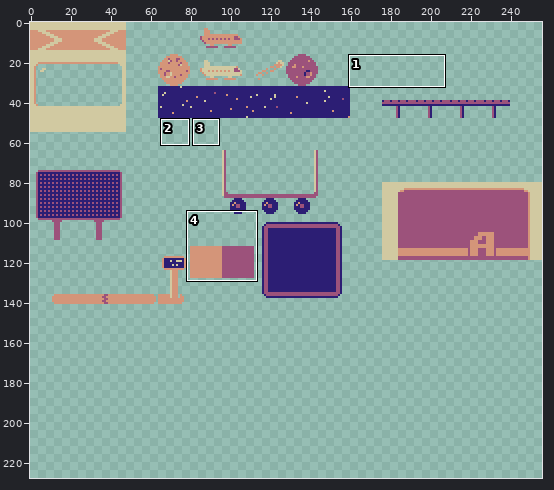
Sprite sheet, stored at art/tiles.png. The picture above shows the old version from afar; the outline marks the close-up.
Close-up. Before the edit:
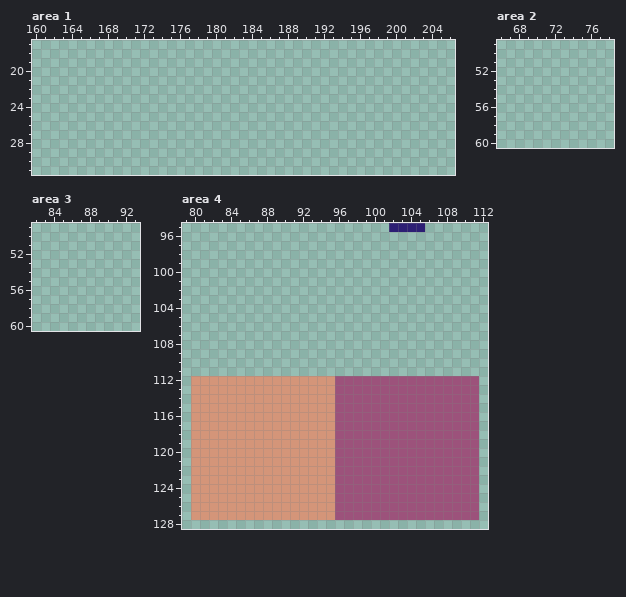
The file is 256x256 pixels. Shown: area 1: x 160..206, y 17..31; area 2: x 66..78, y 49..60; area 3: x 82..93, y 49..60; area 4: x 79..112, y 95..128. The wide view leaves out empty margins. The commit also changed other parts of the picture, which this record leaves out.
Once edited:
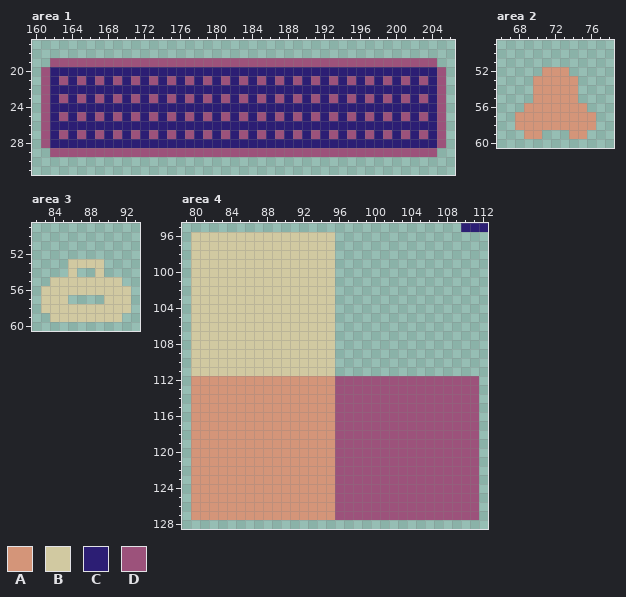
Palette (. is transparent): A #d49579  B #d1c9a1  C #2c1e74  D #9c527b
Difference:
--- area 1
@@ x 160..206 @@
 18 ...............................................
-19 ...............................................
-20 ...............................................
-21 ...............................................
-22 ...............................................
-23 ...............................................
-24 ...............................................
-25 ...............................................
-26 ...............................................
-27 ...............................................
-28 ...............................................
-29 ...............................................
+19 ..DDDDDDDDDDDDDDDDDDDDDDDDDDDDDDDDDDDDDDDDDDD..
+20 .DCCCCCCCCCCCCCCCCCCCCCCCCCCCCCCCCCCCCCCCCCCCD.
+21 .DCDCDCDCDCDCDCDCDCDCDCDCDCDCDCDCDCDCDCDCDCDCD.
+22 .DCCCCCCCCCCCCCCCCCCCCCCCCCCCCCCCCCCCCCCCCCCCD.
+23 .DCDCDCDCDCDCDCDCDCDCDCDCDCDCDCDCDCDCDCDCDCDCD.
+24 .DCCCCCCCCCCCCCCCCCCCCCCCCCCCCCCCCCCCCCCCCCCCD.
+25 .DCDCDCDCDCDCDCDCDCDCDCDCDCDCDCDCDCDCDCDCDCDCD.
+26 .DCCCCCCCCCCCCCCCCCCCCCCCCCCCCCCCCCCCCCCCCCCCD.
+27 .DCDCDCDCDCDCDCDCDCDCDCDCDCDCDCDCDCDCDCDCDCDCD.
+28 .DCCCCCCCCCCCCCCCCCCCCCCCCCCCCCCCCCCCCCCCCCCCD.
+29 ..DDDDDDDDDDDDDDDDDDDDDDDDDDDDDDDDDDDDDDDDDDD..
 30 ...............................................
--- area 2
@@ x 66..78 @@
 51 .............
-52 .............
-53 .............
-54 .............
-55 .............
-56 .............
-57 .............
-58 .............
-59 .............
+52 .....AAA.....
+53 ....AAAAA....
+54 ....AAAAA....
+55 ....AAAAA....
+56 ...AAAAAAA...
+57 ..AAAAAAAAA..
+58 ..AAAAAAAAA..
+59 ...AA...AA...
 60 .............
--- area 3
@@ x 82..93 @@
 52 ............
-53 ............
-54 ............
-55 ............
-56 ............
-57 ............
-58 ............
-59 ............
+53 ....BBBB....
+54 ....B..B....
+55 ..BBBBBBBB..
+56 .BBBBBBBBBB.
+57 .BBB....BBB.
+58 .BBBBBBBBBB.
+59 ..BBBBBBBB..
 60 ............
--- area 4
@@ x 79..112 @@
- 95 .......................CCCC.......
- 96 ..................................
- 97 ..................................
- 98 ..................................
- 99 ..................................
-100 ..................................
-101 ..................................
-102 ..................................
-103 ..................................
-104 ..................................
-105 ..................................
-106 ..................................
-107 ..................................
-108 ..................................
-109 ..................................
-110 ..................................
-111 ..................................
+ 95 ...............................CCC
+ 96 .BBBBBBBBBBBBBBBB.................
+ 97 .BBBBBBBBBBBBBBBB.................
+ 98 .BBBBBBBBBBBBBBBB.................
+ 99 .BBBBBBBBBBBBBBBB.................
+100 .BBBBBBBBBBBBBBBB.................
+101 .BBBBBBBBBBBBBBBB.................
+102 .BBBBBBBBBBBBBBBB.................
+103 .BBBBBBBBBBBBBBBB.................
+104 .BBBBBBBBBBBBBBBB.................
+105 .BBBBBBBBBBBBBBBB.................
+106 .BBBBBBBBBBBBBBBB.................
+107 .BBBBBBBBBBBBBBBB.................
+108 .BBBBBBBBBBBBBBBB.................
+109 .BBBBBBBBBBBBBBBB.................
+110 .BBBBBBBBBBBBBBBB.................
+111 .BBBBBBBBBBBBBBBB.................
 112 .AAAAAAAAAAAAAAAADDDDDDDDDDDDDDDD.
